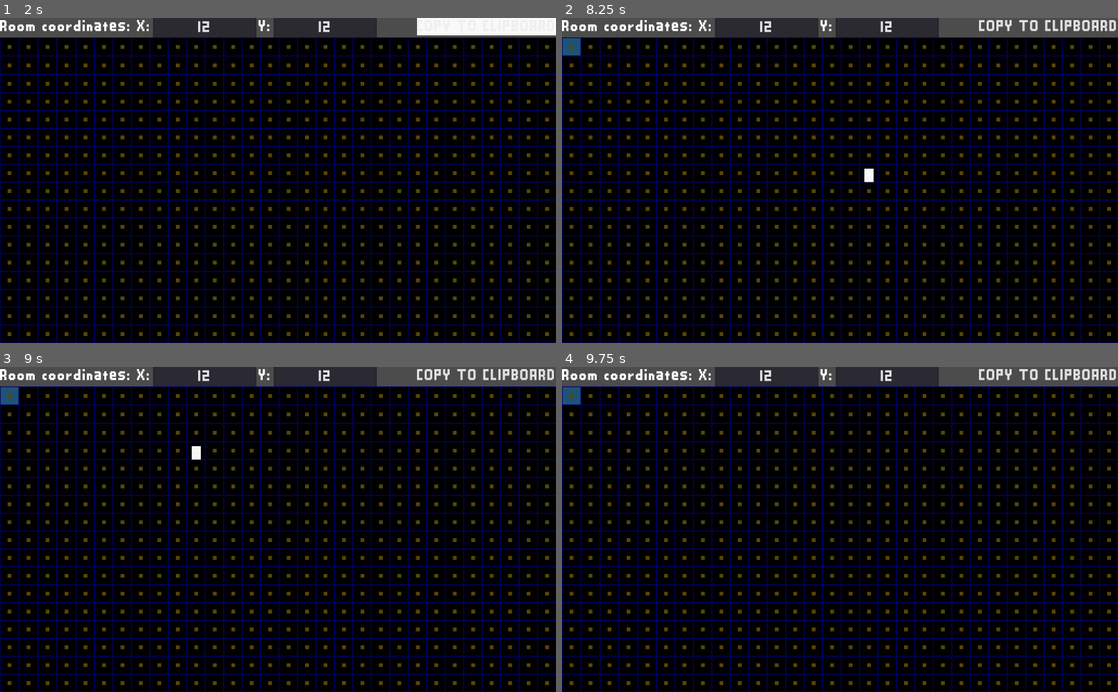
Above: before the commit, frames 1-4 (two rows, left to right).
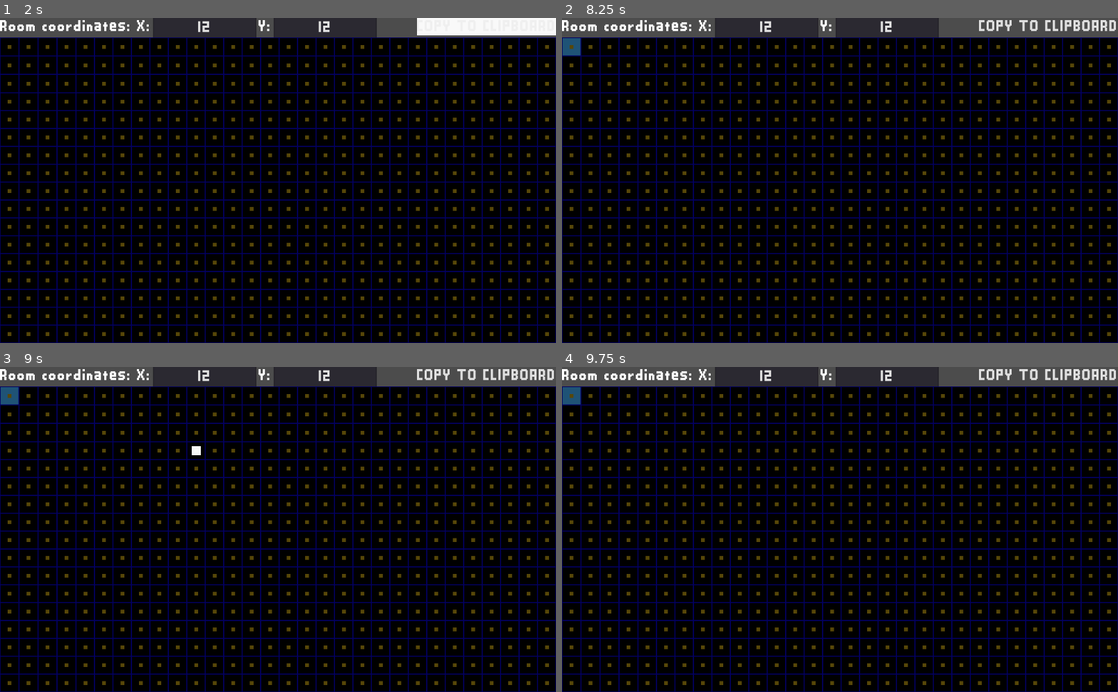
Above: after the commit, the same moments.

Repository: jiisloth/EmuuromStarMapper
Game: Godot game, scene res://Main.tscn
The game is run twice, just before and just after one commit, with the same random seed, the same clock (stepped at 60 frames per second) and the same inputs.
Inputs (mouse positions are in pixels of both pictures, inside the frame that each line leads up to):
- Up to frame 1 (2 s): click (205, 27) at 0.52 s; type "12" at 0.6 s; click (322, 27) at 0.75 s; type "12" at 0.83 s; click "COPY TO CLIPBOARD" at 1.25 s
- Up to frame 2 (8.25 s): click (573, 50) at 2.02 s; click "COPY TO CLIPBOARD" at 2.75 s; click (573, 50) at 3.52 s; click "COPY TO CLIPBOARD" at 4.25 s; click (573, 50) at 5.02 s; tap Enter at 5.75, 7.25 s; move the mouse to (812, 245) at 5.77 s; right-click (812, 245) at 5.85 s; tap Space at 6.5, 8 s; move the mouse to (1006, 229) at 6.52 s; right-click (1006, 229) at 6.6 s; move the mouse to (673, 131) at 7.27 s; right-click (673, 131) at 7.35 s; move the mouse to (867, 180) at 8.02 s; right-click (867, 180) at 8.1 s
- Up to frame 3 (9 s): tap Enter at 8.75 s; move the mouse to (194, 448) at 8.77 s; right-click (194, 448) at 8.85 s
- Up to frame 4 (9.75 s): tap Space at 9.5 s; move the mouse to (962, 513) at 9.52 s; right-click (962, 513) at 9.6 s

Frame 1 is identical in both runs. In frame 2, less than 0.1% of the frame differs, in the area x 54-57%, y 46-51%; in frame 3, less than 0.1%; in frame 4, nothing differs.

Commit message:
Fixed stupid box

Diff:
--- a/Square.tscn
+++ b/Square.tscn
@@ -20,6 +20,8 @@
 Button/styles/hover = SubResource( 2 )
 Button/styles/normal = SubResource( 1 )
 Button/styles/pressed = SubResource( 1 )
+
+[sub_resource type="DynamicFont" id=5]
 
 [node name="Square" type="Control"]
 anchor_right = 1.0
@@ -73,5 +75,6 @@
 margin_top = -5.0
 margin_right = 5.0
 margin_bottom = 5.0
+custom_fonts/font = SubResource( 5 )
 
 [connection signal="pressed" from="ColorRect/Button" to="." method="_on_Button_pressed"]
Not shown: 1 places in Square.tscn that only renumber resources
Not shown, changed: EmuuromStarMapper.exe
